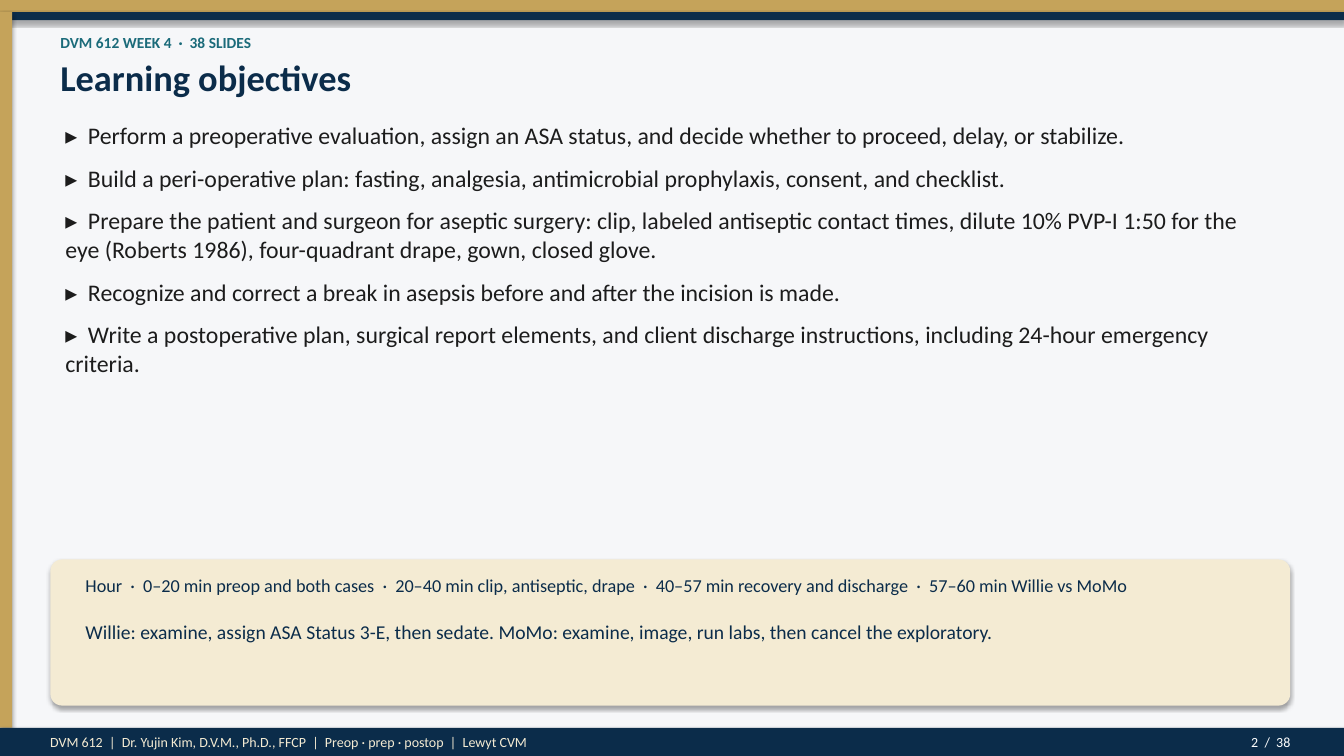
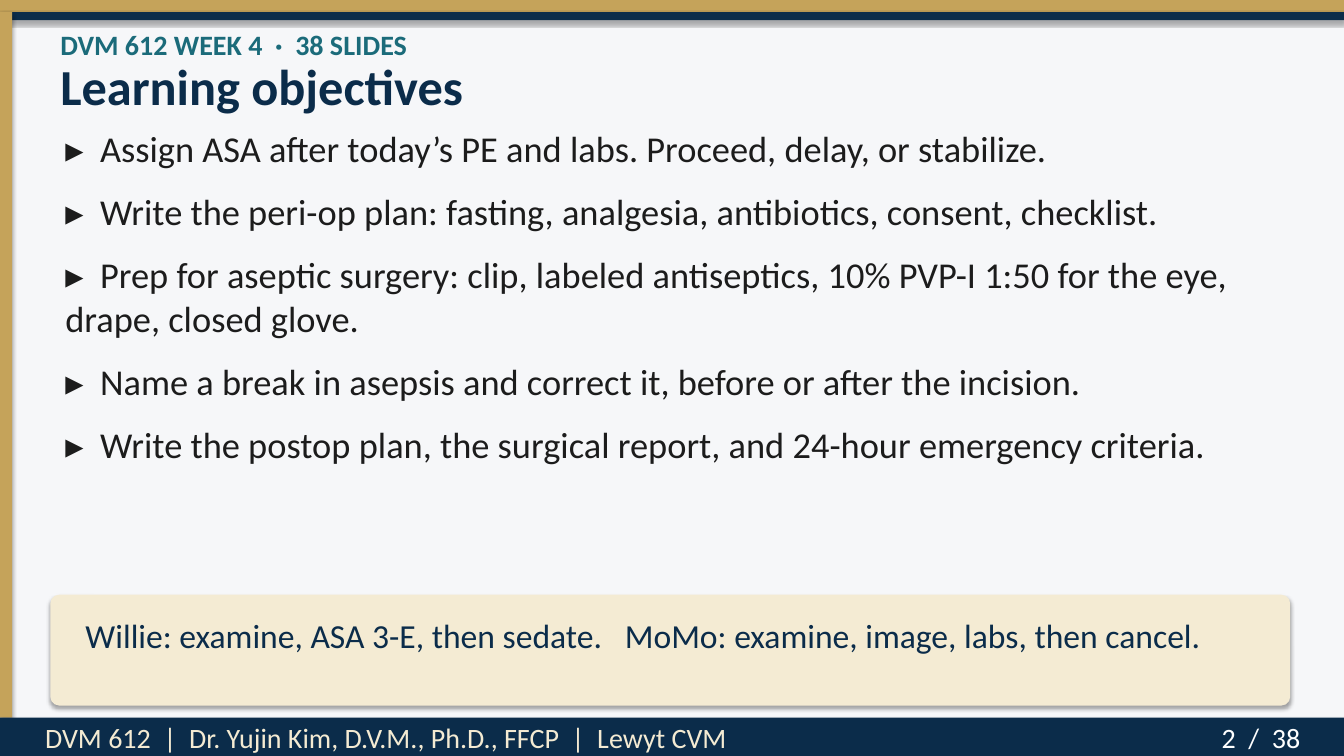
Before and after one commit to drkimvet/happycare, a slide deck: slide 2 of lectures/DVM-612_Week4_Preop_PatientPrep_Postop.pptx. Drawn at 1344x756 pixels with LibreOffice and Linux fonts; fonts in the diff are those of the drawing. Boxes give left, top, right and bottom in pixels: in the first picture for what was removed or moved away, otherwise in the second. Text is boxed around its words. In the diff, an @@ line names an element or a change of style, - is before the commit and + after.

```diff
--- a/lectures/DVM-612_Week4_Preop_PatientPrep_Postop.pptx
+++ b/lectures/DVM-612_Week4_Preop_PatientPrep_Postop.pptx
@@ rectangle: place and size @@
-rectangle at (0,12,12,728)
+rectangle at (0,12,12,718)
@@ text "DVM 612 WEEK 4 · ..." at (60,35,407,56): size 11 to 20 pt @@
@@ text "Learning objectives" at (60,69,463,114): size 26 to 36 pt @@
@@ text at (65,136,1227,465): text changed; size 17 to 26 pt @@
-▸ Perform a preoperative evaluation, assign an ASA status, and decide whether to proceed, delay, or stabilize.
-▸ Build a peri-operative plan: fasting, analgesia, antimicrobial prophylaxis, consent, and checklist.
-▸ Prepare the patient and surgeon for aseptic surgery: clip, labeled antiseptic contact times, dilute 10% PVP-I 1:50 for the eye (Roberts 1986), four-quadrant drape, gown, closed glove.
-▸ Recognize and correct a break in asepsis before and after the incision is made.
-▸ Write a postoperative plan, surgical report elements, and client discharge instructions, including 24-hour emergency criteria.
+▸ Assign ASA after today’s PE and labs. Proceed, delay, or stabilize.
+▸ Write the peri-op plan: fasting, analgesia, antibiotics, consent, checklist.
+▸ Prep for aseptic surgery: clip, labeled antiseptics, 10% PVP-I 1:50 for the eye, drape, closed glove.
+▸ Name a break in asepsis and correct it, before or after the incision.
+▸ Write the postop plan, the surgical report, and 24-hour emergency criteria.
@@ rounded rectangle: place and size @@
-rounded rectangle at (50,560,1291,706)
+rounded rectangle at (50,595,1291,706)
@@ text removed at (85,579,1127,595) @@
-Hour · 0–20 min preop and both cases · 20–40 min clip, antiseptic, drape · 40–57 min recovery and discharge · 57–60 min Willie vs MoMo
@@ text at (85,624,1200,654): text changed; size 14 to 24 pt @@
-Willie: examine, assign ASA Status 3-E, then sedate. MoMo: examine, image, run labs, then cancel the exploratory.
+Willie: examine, ASA 3-E, then sedate. MoMo: examine, image, labs, then cancel.
@@ rectangle: place and size @@
-rectangle at (0,728,1344,756)
+rectangle at (0,718,1344,756)
@@ text "2 / 38": place and size @@
-text "2 / 38" at (1251,737,1290,747)
+text "2 / 38" at (1222,729,1300,749)
@@ text "2 / 38" at (1222,729,1300,749): size 10 to 20 pt @@
@@ text at (45,728,727,753): text changed; size 10 to 20 pt @@
-DVM 612 | Dr. Yujin Kim, D.V.M., Ph.D., FFCP | Preop · prep · postop | Lewyt CVM
+DVM 612 | Dr. Yujin Kim, D.V.M., Ph.D., FFCP | Lewyt CVM
```
Also in this commit, not shown: 37 other slides changed, 2 other files.
